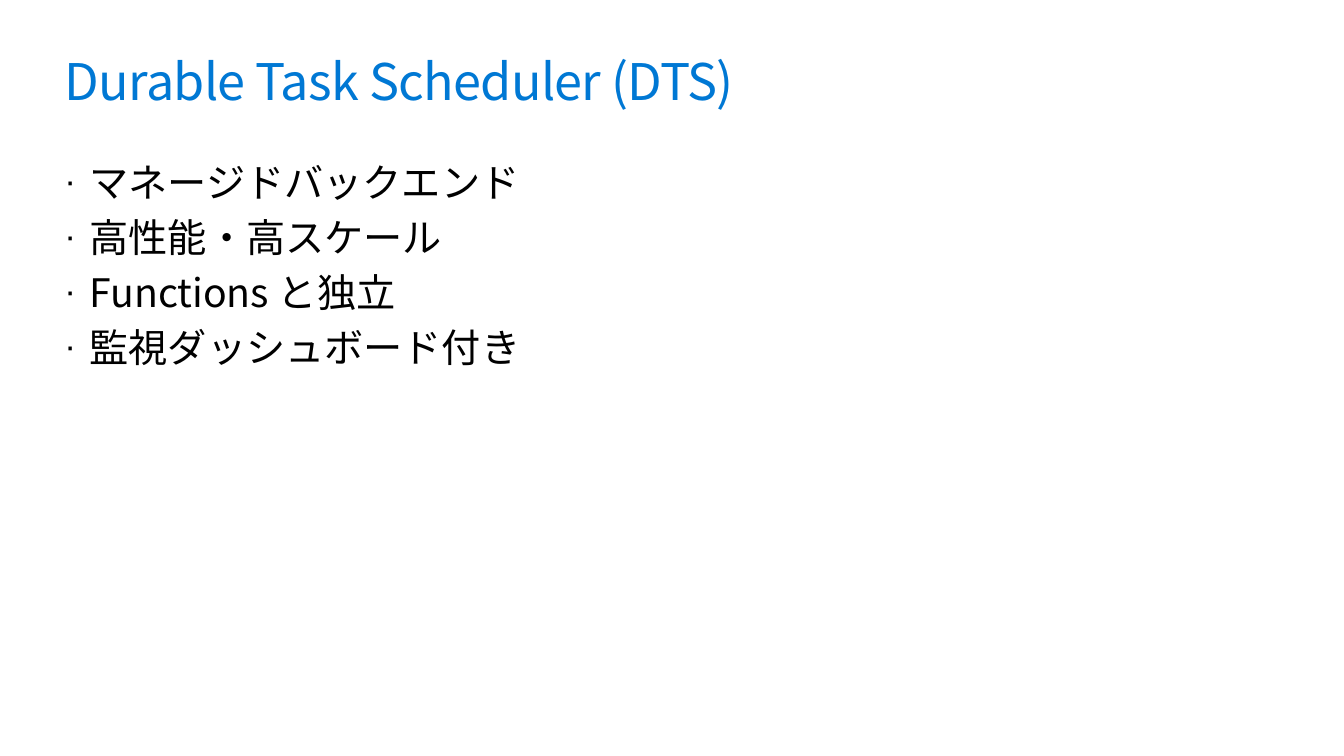
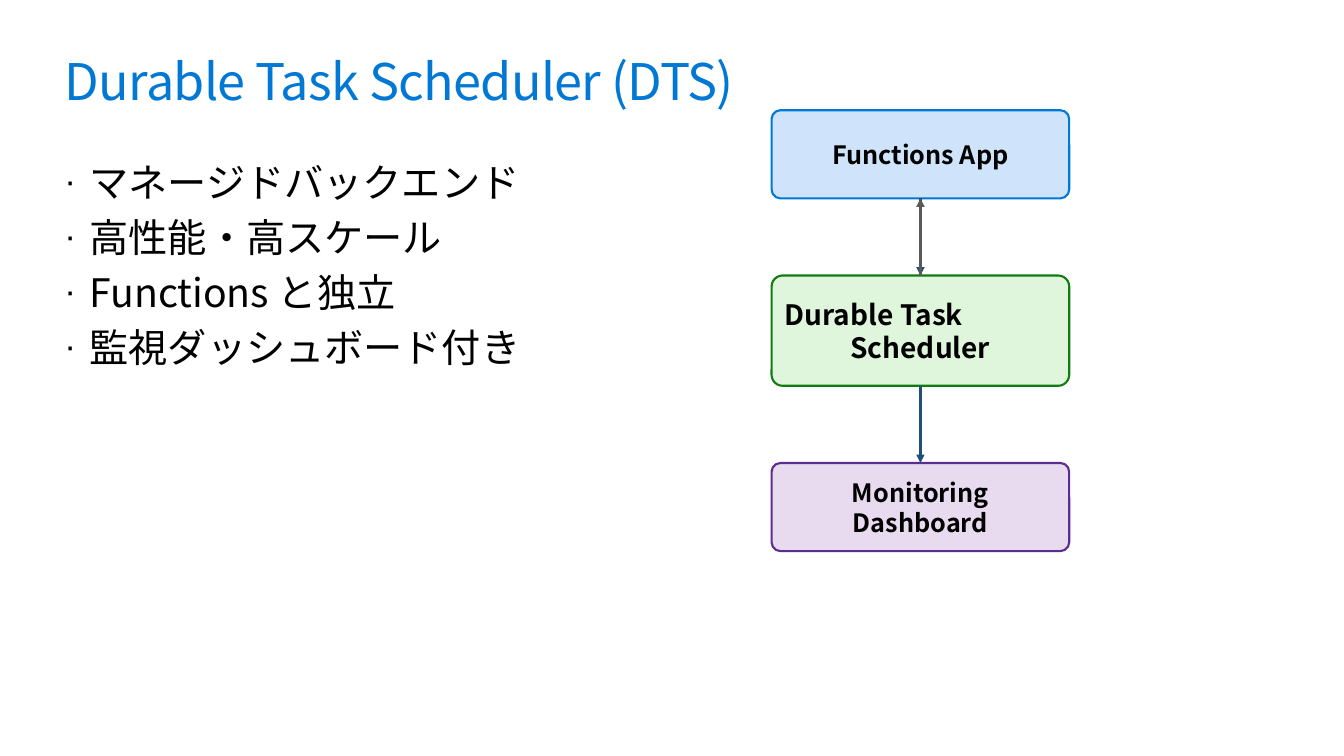
Before and after one commit to runceel/yonayona-durable, a slide deck: slide 16 of slides/slides.pptx. Drawn at 1344x756 pixels with LibreOffice and Linux fonts; fonts in the diff are those of the drawing; background and template pictures are left out. Boxes give left, top, right and bottom in pixels: in the first picture for what was removed or moved away, otherwise in the second. Text is boxed around its words. In the diff, an @@ line names an element or a change of style, - is before the commit and + after.

```diff
--- a/slides/slides.pptx
+++ b/slides/slides.pptx
@@ rounded rectangle added at (772,110,1070,198), fill #CFE4FA, outline #0078D4 1.5 pt, 18 pt, text #000000, bold @@
+Functions App
@@ arrow added from (921, 199) to (921, 275), #1F4E79 2 pt @@
@@ arrow added from (921, 275) to (921, 199), #595959 2 pt @@
@@ rounded rectangle added at (772,275,1070,385), fill #DFF6DD, outline #107C10 1.5 pt, 20 pt, text #000000, bold @@
+Durable Task
+Scheduler
@@ arrow added from (921, 386) to (921, 463), #1F4E79 2 pt @@
@@ rounded rectangle added at (772,463,1070,551), fill #E8DAEF, outline #5C2D91 1.5 pt, 18 pt, text #000000, bold @@
+Monitoring Dashboard
```
Also in this commit, not shown: 3 other slides changed, 1 other file.
